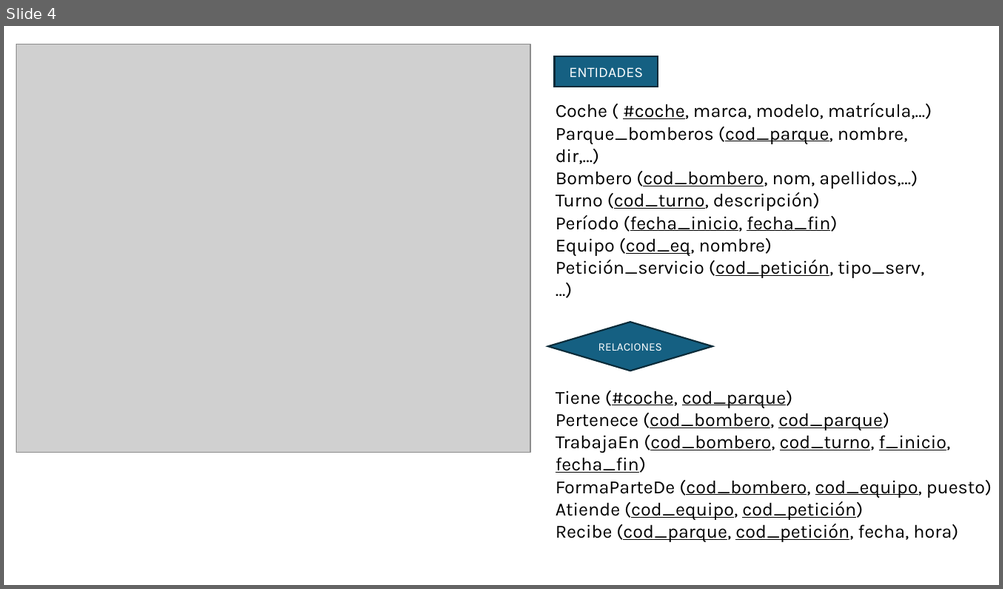
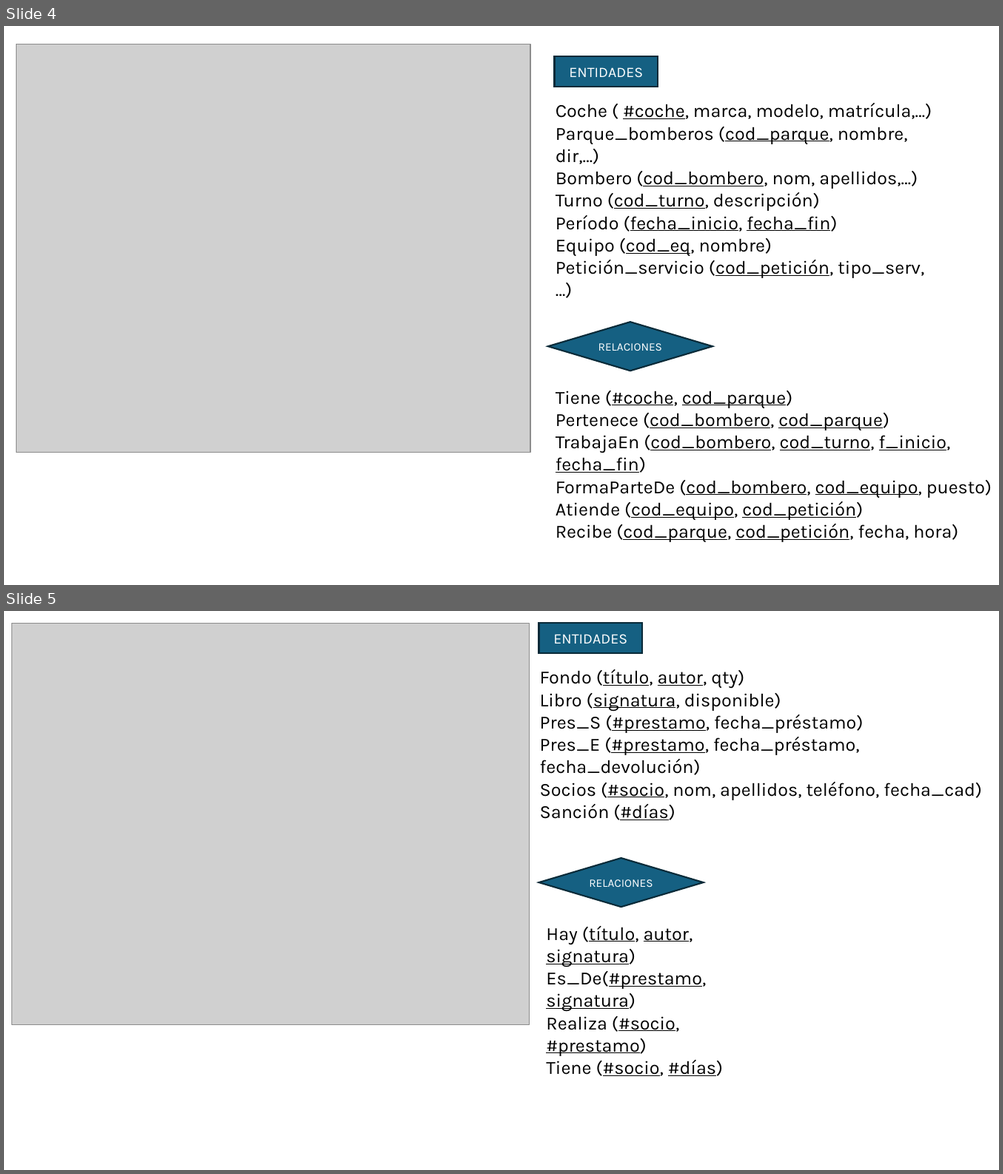
Before and after one commit to AchillesD9-Alex/-2024-Java-Angular-Bootcamp, a slide deck: [JAVA]/C3/TA13/ta13.pptx. Shown one above the other, each under a label of ours: slide 4 before the commit, slides 4 and 5 after it. The pictures are 1003x589 and 1003x1174 pixels, drawn with LibreOffice and Linux fonts; fonts in the diff are those of the drawing; grey boxes stand for pictures. Boxes give left, top, right and bottom in pixels: in the first picture for what was removed or moved away, otherwise in the second. Text is boxed around its words. In the diff, an @@ line names an element or a change of style, - is before the commit and + after.

```diff
--- a/[JAVA]/C3/TA13/ta13.pptx
+++ b/[JAVA]/C3/TA13/ta13.pptx
@@ slide 5 added at bbox=[4, 611, 999, 1170], background #FFFFFF @@
@@ picture added at bbox=[11, 623, 529, 1025] @@
@@ rectangle added at bbox=[539, 623, 643, 652], fill #156082, outline #092A39 1.5 pt, 14 pt, text #FFFFFF @@
+ENTIDADES
@@ text added at bbox=[540, 669, 982, 820], 18 pt, text #000000 @@
+Fondo (título, autor, qty)
+Libro (signatura, disponible)
+Pres_S (#prestamo, fecha_préstamo)
+Pres_E (#prestamo, fecha_préstamo, fecha_devolución)
+Socios (#socio, nom, apellidos, teléfono, fecha_cad)
+Sanción (#días)
@@ diamond added at bbox=[539, 858, 703, 907], fill #156082, outline #092A39 1.5 pt, 11 pt, text #FFFFFF @@
+RELACIONES
@@ text added at bbox=[546, 926, 723, 1076], 18 pt, text #000000, underline @@
+Hay (título, autor, signatura)
+Es_De(#prestamo, signatura)
+Realiza (#socio, #prestamo)
+Tiene (#socio, #días)
```
Also in this commit, not shown: 3 other slides added, 4 other files.
